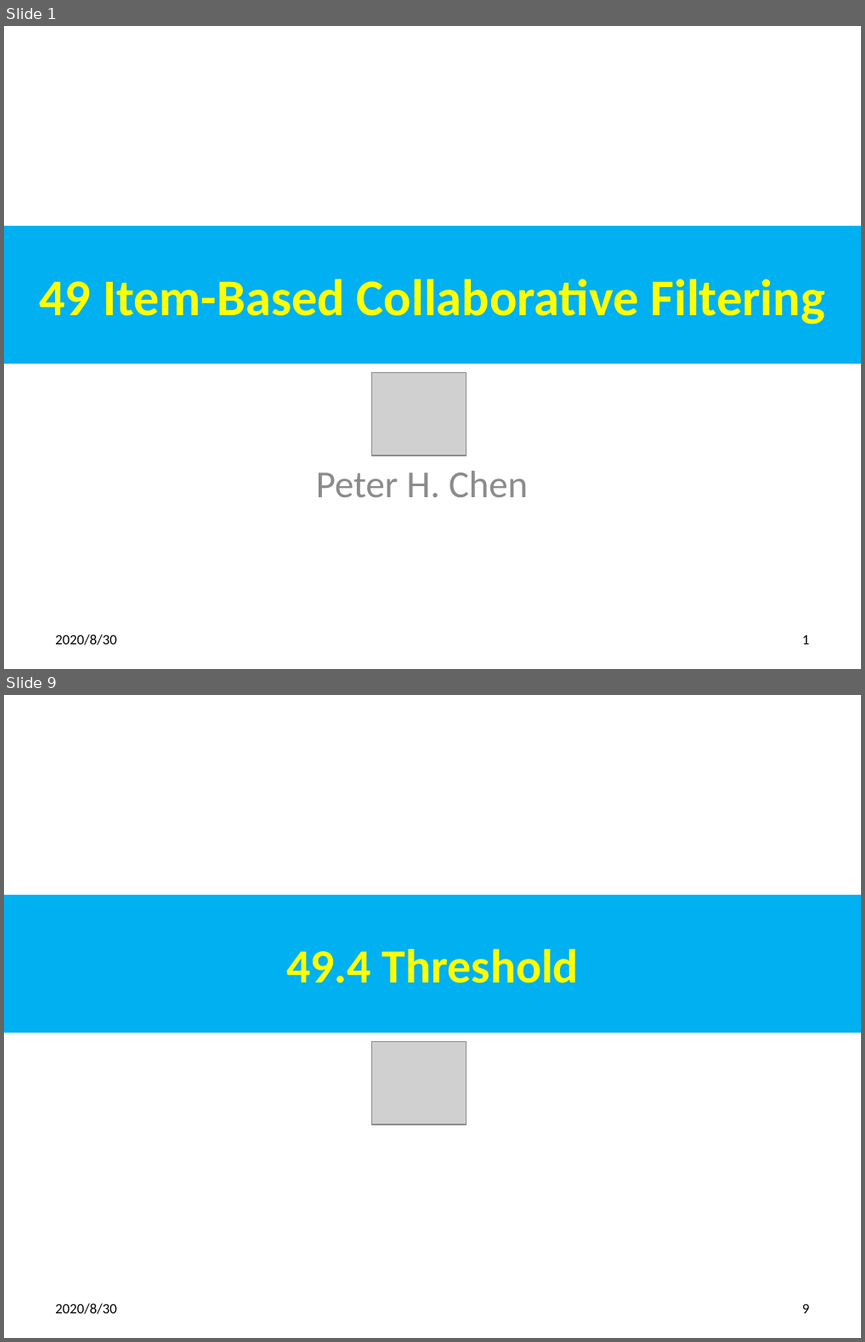
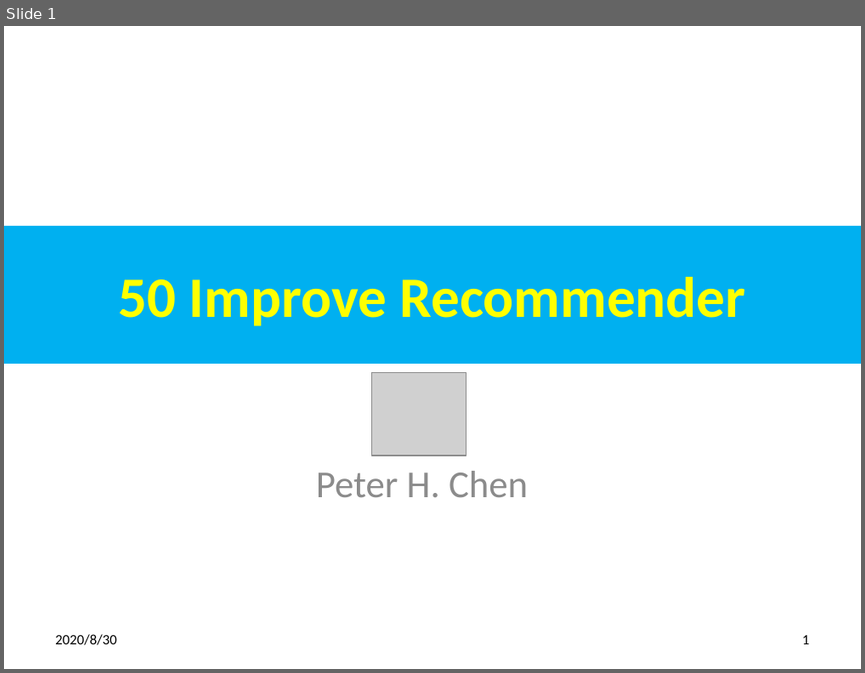
Before and after one commit to peterhchen/900_Python_ML_DS_DL, a slide deck: 050_ImproveRecommender.pptx. Shown one above the other, each under a label of ours: slides 1 and 9 before the commit, slide 1 after it; the slides between them are not shown. The pictures are 865x1342 and 865x673 pixels, drawn with LibreOffice and Linux fonts; fonts in the diff are those of the drawing; grey boxes stand for pictures. Boxes give left, top, right and bottom in pixels: in the first picture for what was removed or moved away, otherwise in the second. Text is boxed around its words. In the diff, an @@ line names an element or a change of style, - is before the commit and + after.

```diff
--- a/050_ImproveRecommender.pptx
+++ b/050_ImproveRecommender.pptx
@@ slide 9 removed at [4,695,861,1338], background #FFFFFF @@
@@ title removed at [4,895,861,1032] @@
-49.4 Threshold
@@ picture removed at [371,1041,466,1124] @@
@@ text removed at [55,1303,116,1314] @@
-2020/8/30
@@ page number removed at [802,1304,809,1313] @@
-9
@@ slide 1 changed as well @@
@@ title at [119,277,745,326]: text changed; size 43.2 to 48 pt @@
-49 Item-Based Collaborative Filtering
+50 Improve Recommender
```
Also in this commit, not shown: 2 other slides changed, 17 other slides removed.
